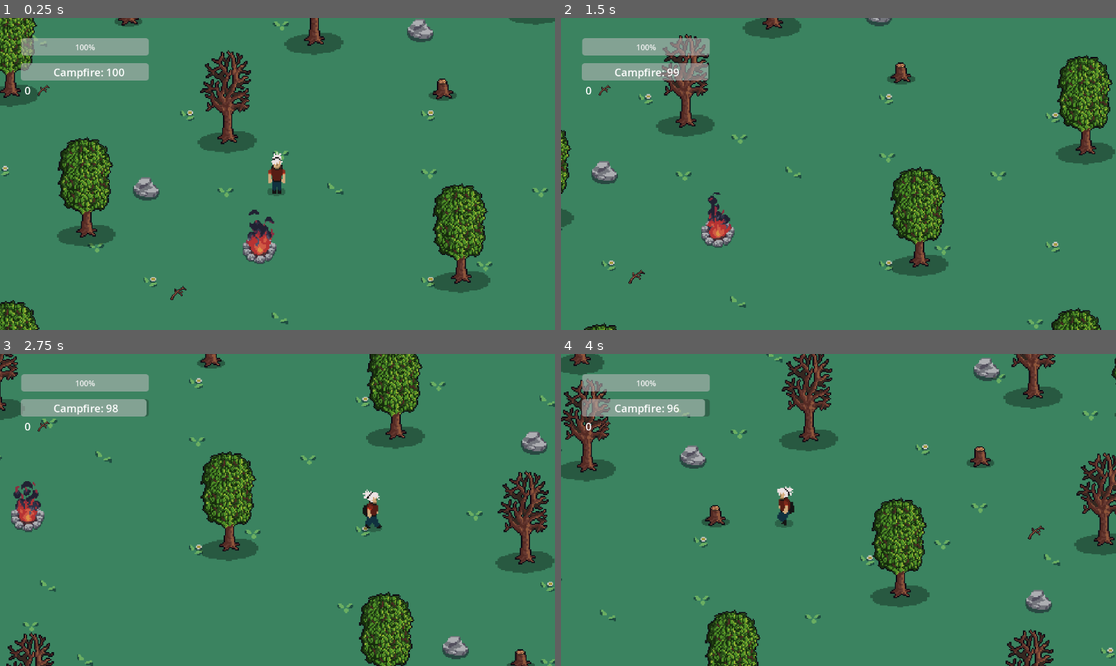
Above: before the commit, frames 1-4 (two rows, left to right).
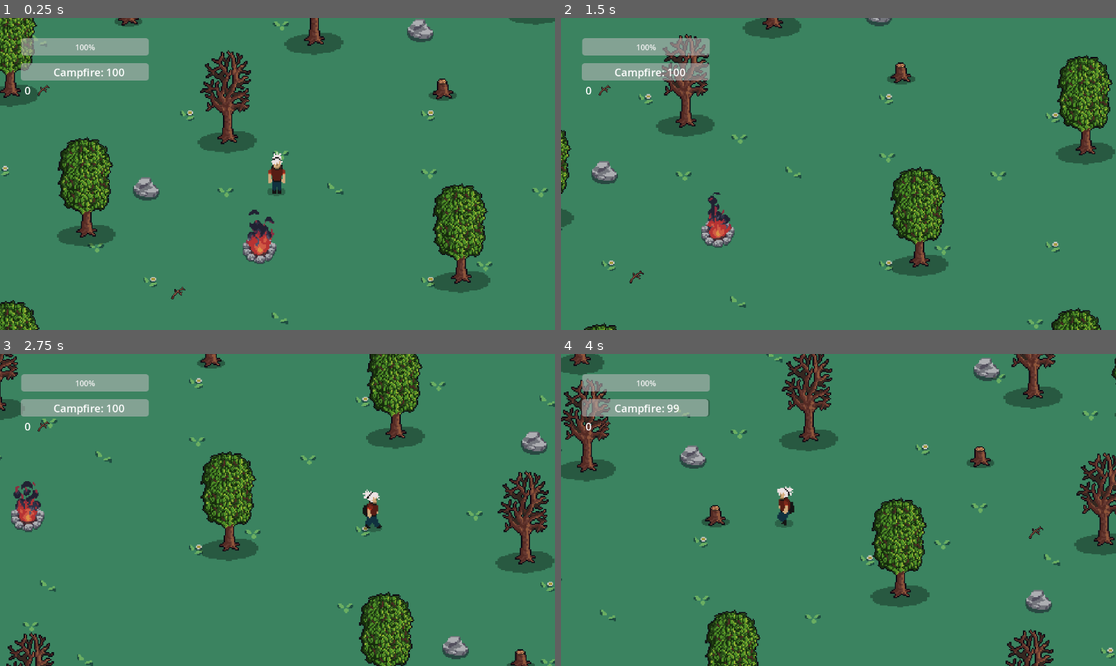
Above: after the commit, the same moments.

Repository: DenysSkobalo/University-Project
Game: Godot game, scene res://scenes/World/world.tscn
Two runs of this game, one before a commit and one after it. Both use one fixed random seed, a clock stepped at 60 frames per second and the inputs below.
Inputs:
- Up to frame 1 (0.25 s): no input
- Up to frame 2 (1.5 s): hold D (Right) 0.53-1.28 s; tap E (Interact) at 0.6, 1.35 s; hold S (Down) from 1.28 s (still down)
- Up to frame 3 (2.75 s): release S (Down) at 2.03 s; hold D (Right) from 2.03 s (still down); tap E (Interact) at 2.1 s
- Up to frame 4 (4 s): release D (Right) at 2.78 s; hold W (Up) 2.78-3.53 s; tap E (Interact) at 2.85, 3.6 s; hold A (Left) from 3.53 s (still down)

The runs differ from the first frame. In frame 1, less than 0.1% of the frame differs, in the area x 30-34%, y 85-91%; in frame 2, less than 0.1%, in the area x 12-27%, y 14-86%; in frame 3, less than 0.1%; in frame 4, less than 0.1%.

Commit message:
fixed bugs with world.tscn, branch.tscn

Diff:
--- a/scenes/Campfire/campfire.tscn
+++ b/scenes/Campfire/campfire.tscn
@@ -1,7 +1,7 @@
 [gd_scene load_steps=14 format=3 uid="uid://bolsehhhbvsjr"]
 
 [ext_resource type="Script" path="res://scenes/Campfire/campfire.gd" id="1_euodd"]
-[ext_resource type="Texture2D" uid="uid://ci54nn0euw3um" path="res://assets/Campfire/spr_campfire_burning.png" id="1_tlp83"]
+[ext_resource type="Texture2D" uid="uid://ci54nn0euw3um" path="res://assets/Pixelarium - GrassLands - Free Version/Pack content/Animated sprites/Animated Campfire/spr_campfire_burning.png" id="1_tlp83"]
 
 [sub_resource type="CircleShape2D" id="CircleShape2D_ums5s"]
 radius = 15.0333
@@ -87,6 +87,7 @@
 
 [node name="Timer" type="Timer" parent="."]
 process_callback = 0
+wait_time = 3.0
 autostart = true
 
 [node name="Area2D" type="Area2D" parent="."]
--- a/scenes/Collectibles/branch.tscn
+++ b/scenes/Collectibles/branch.tscn
@@ -1,22 +1,22 @@
-[gd_scene load_steps=4 format=3 uid="uid://ckhhbipehb6dn"]
+[gd_scene load_steps=4 format=3 uid="uid://cpux8jskt4x4a"]
 
-[ext_resource type="Script" path="res://scenes/Collectibles/branch.gd" id="1_6odli"]
-[ext_resource type="Texture2D" uid="uid://81xvvxolig7f" path="res://assets/Trees/Forage Items/Singles/Forage Items/06_Oak_Branch.png" id="1_h3btc"]
+[ext_resource type="Texture2D" uid="uid://81xvvxolig7f" path="res://assets/Trees/Forage Items/Singles/Forage Items/06_Oak_Branch.png" id="1_a56x1"]
+[ext_resource type="Script" path="res://scenes/Collectibles/branch.gd" id="1_bptq1"]
 
-[sub_resource type="SegmentShape2D" id="SegmentShape2D_j84kf"]
-a = Vector2(5, -5)
-b = Vector2(-6, 5)
+[sub_resource type="SegmentShape2D" id="SegmentShape2D_0boo1"]
+a = Vector2(4, -4)
+b = Vector2(-5, 5)
 
-[node name="branch" type="Area2D"]
+[node name="Area2D" type="Area2D"]
 collision_layer = 8
 collision_mask = 2
-script = ExtResource("1_6odli")
+script = ExtResource("1_bptq1")
 
 [node name="CollisionShape2D" type="CollisionShape2D" parent="."]
-shape = SubResource("SegmentShape2D_j84kf")
+shape = SubResource("SegmentShape2D_0boo1")
 
 [node name="Sprite2D" type="Sprite2D" parent="."]
-scale = Vector2(0.5625, 0.5625)
-texture = ExtResource("1_h3btc")
+scale = Vector2(0.5, 0.5)
+texture = ExtResource("1_a56x1")
 
 [connection signal="body_entered" from="." to="." method="_on_body_entered"]
--- a/scenes/Player/player.gd
+++ b/scenes/Player/player.gd
@@ -39,7 +39,6 @@
 
 func pick_up():
 	branches += 1
-	#queue_free()
 
 func _physics_process(delta):
 	var moving = direction != Vector2.ZERO
--- a/scenes/World/Collectibles.gd
+++ b/scenes/World/Collectibles.gd
@@ -3,10 +3,13 @@
 var branch = preload("res://scenes/Collectibles/branch.tscn")
 
 func _on_timer_timeout():
-	print("Створення нової гілки")
+	print("Create new branch")
+
 	var branch_instance = branch.instantiate()
 	var rng = RandomNumberGenerator.new()
+
 	rng.randomize()
+
 	var rand_x = rng.randi_range(0, 1000)
 	var rand_y = rng.randi_range(0, 500)
 	branch_instance.position = Vector2(rand_x, rand_y)
--- a/scenes/World/world.tscn
+++ b/scenes/World/world.tscn
@@ -10,19 +10,12 @@
 [ext_resource type="PackedScene" uid="uid://baq0nge3jspoj" path="res://scenes/Decorations/small_tree.tscn" id="8_0lc70"]
 [ext_resource type="PackedScene" uid="uid://cmn5232jd7gmm" path="res://scenes/Decorations/small_rock.tscn" id="9_2uu17"]
 [ext_resource type="Script" path="res://scenes/World/Collectibles.gd" id="10_aieom"]
-[ext_resource type="PackedScene" uid="uid://ckhhbipehb6dn" path="res://scenes/Collectibles/branch.tscn" id="10_igcmc"]
+[ext_resource type="PackedScene" uid="uid://cpux8jskt4x4a" path="res://scenes/Collectibles/branch.tscn" id="10_igcmc"]
 [ext_resource type="Texture2D" uid="uid://81xvvxolig7f" path="res://assets/Trees/Forage Items/Singles/Forage Items/06_Oak_Branch.png" id="11_o8ioq"]
 
 [sub_resource type="GDScript" id="GDScript_oyc4f"]
 script/source = "extends Label
 
-
-# Called when the node enters the scene tree for the first time.
-func _ready():
-	pass # Replace with function body.
-
-
-# Called every frame. 'delta' is the elapsed time since the previous frame.
 func _process(delta):
 	text = str($\"../../../Player\".branches)
 "
